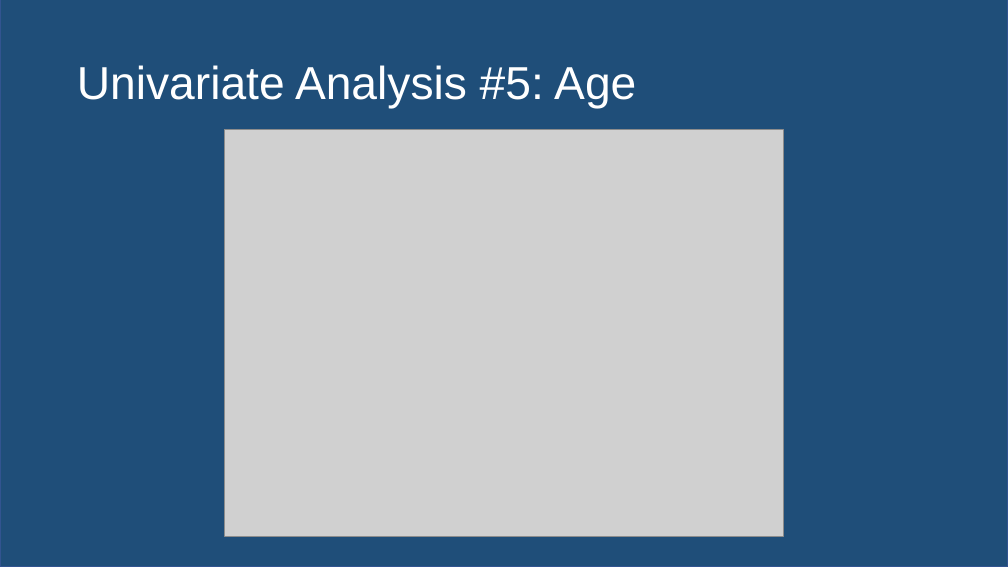
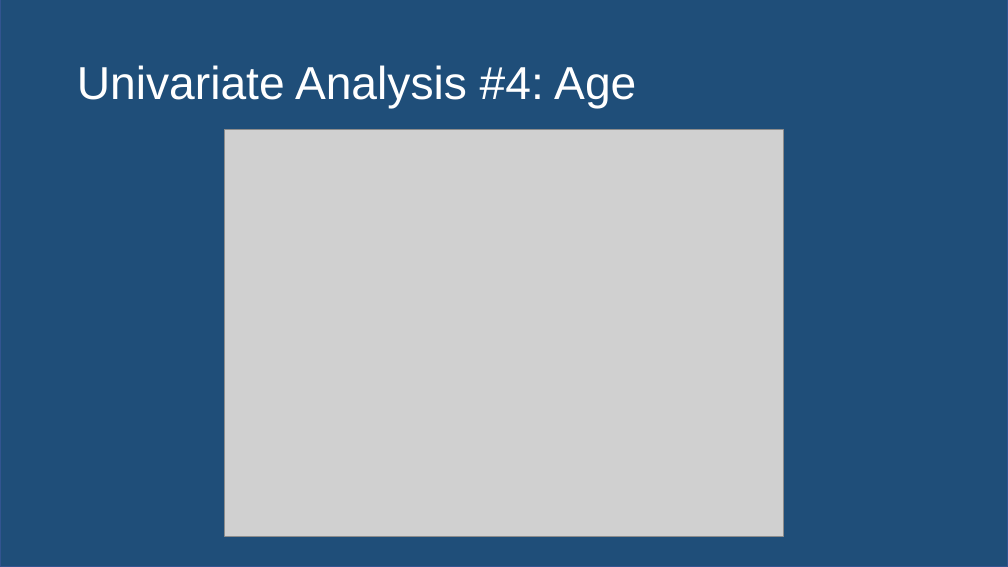
Before and after one commit to awinkhater/Dats6101_Team3, a slide deck: slide 6 of Final Midterm PPT DATS 6101.pptx. Drawn at 1008x567 pixels with LibreOffice and Linux fonts; fonts in the diff are those of the drawing; grey boxes stand for pictures. Boxes give left, top, right and bottom in pixels: in the first picture for what was removed or moved away, otherwise in the second. Text is boxed around its words. In the diff, an @@ line names an element or a change of style, - is before the commit and + after.

```diff
--- a/Final Midterm PPT DATS 6101.pptx
+++ b/Final Midterm PPT DATS 6101.pptx
@@ title at [77, 65, 636, 109]: text changed @@
-Univariate Analysis #5: Age
+Univariate Analysis #4: Age
```
Also in this commit, not shown: 3 other slides changed, 4 other files.
